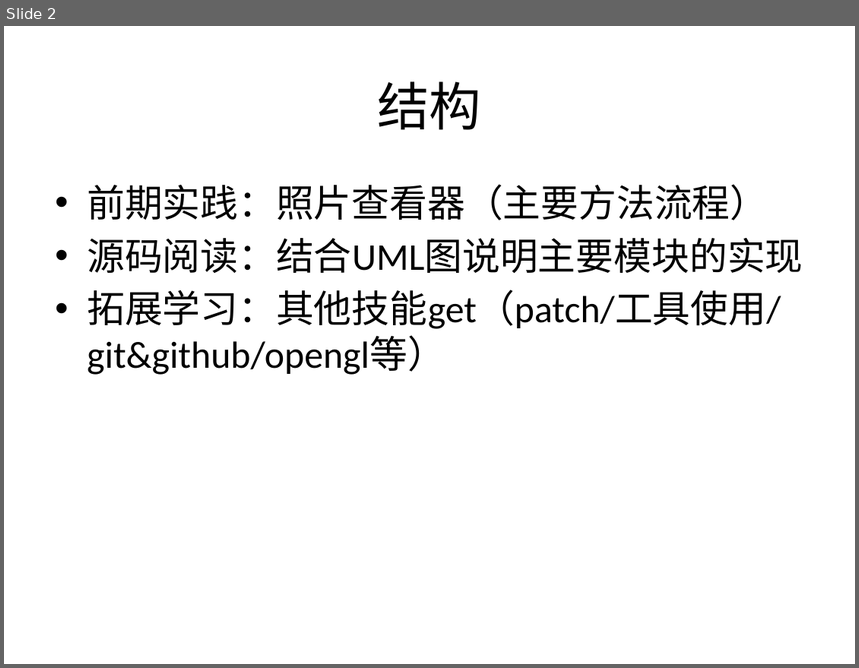
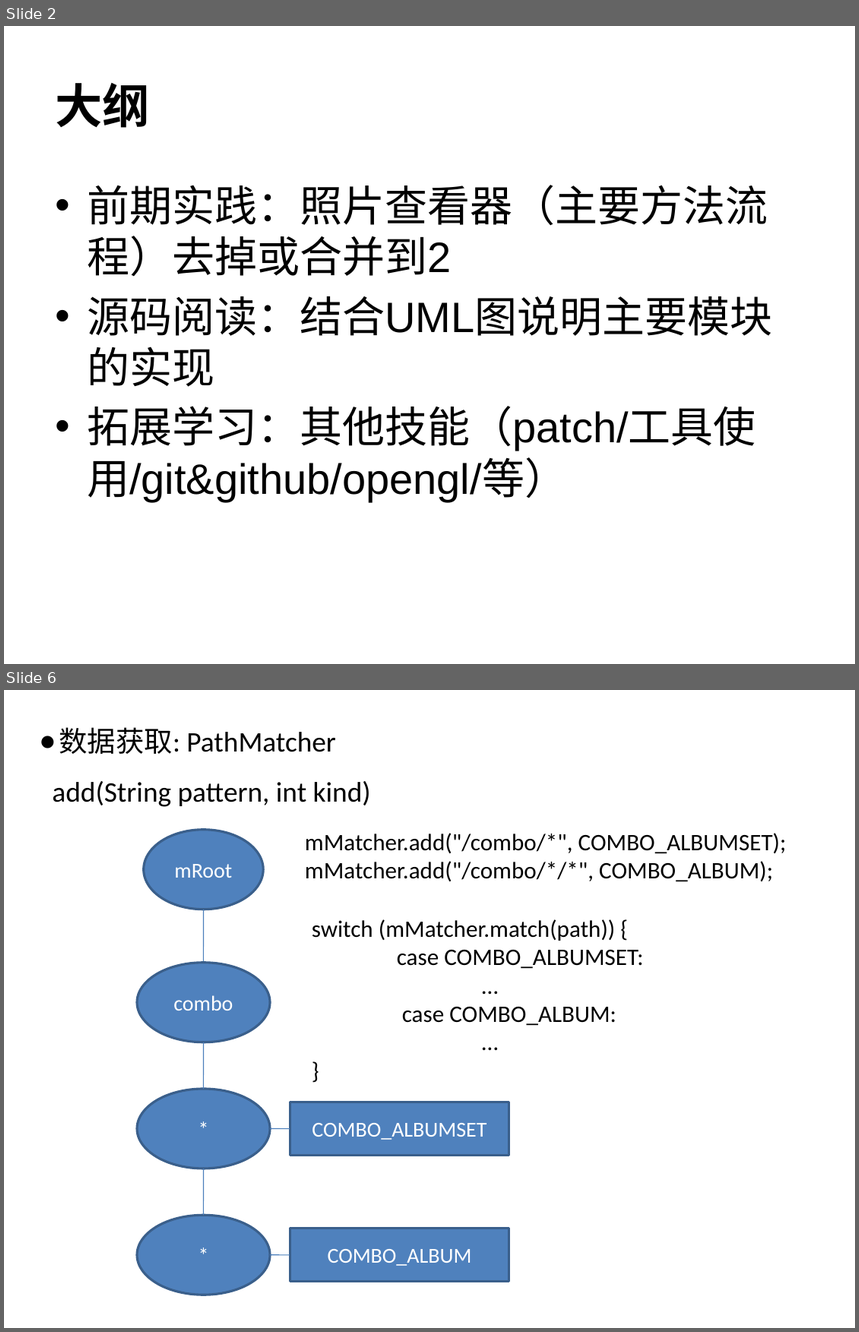
Before and after one commit to littlePunk/-, a slide deck: 11月25号答辩准备.pptx. Shown one above the other, each under a label of ours: slide 2 before the commit, slides 2 and 6 after it; the slides between them are not shown. The pictures are 859x668 and 859x1332 pixels, drawn with LibreOffice and Linux fonts; fonts in the diff are those of the drawing. Boxes give left, top, right and bottom in pixels: in the first picture for what was removed or moved away, otherwise in the second. Text is boxed around its words. In the diff, an @@ line names an element or a change of style, - is before the commit and + after.

```diff
--- a/11月25号答辩准备.pptx
+++ b/11月25号答辩准备.pptx
@@ slide 6 added at (4,690,855,1328), background #FFFFFF @@
@@ title added at (59,727,336,754), 24 pt, text #000000 @@
+● 数据获取: PathMatcher
@@ text added at (52,781,371,807), 24 pt, text #000000 @@
+add(String pattern, int kind)
@@ ellipse added at (144,830,264,910), fill #4F81BD, outline #3A5F8C 2 pt, 18 pt, text #FFFFFF @@
+mRoot
@@ text added at (305,833,787,882), 20 pt, text #000000 @@
+mMatcher.add("/combo/*", COMBO_ALBUMSET);
+mMatcher.add("/combo/*/*", COMBO_ALBUM);
@@ line added from (203, 910) to (203, 962), #4B7EBC 0.75 pt @@
@@ text added at (312,920,643,1026), 20 pt, text #000000 @@
+switch (mMatcher.match(path)) {
+case COMBO_ALBUMSET:
+…
+case COMBO_ALBUM:
+…
+}
@@ ellipse added at (137,962,269,1043), fill #4F81BD, outline #3A5F8C 2 pt, 18 pt, text #FFFFFF @@
+combo
@@ line added from (203, 1043) to (203, 1089), #4B7EBC 0.75 pt @@
@@ ellipse added at (137,1089,269,1170), fill #4F81BD, outline #3A5F8C 2 pt, 18 pt, text #FFFFFF @@
+*
@@ rectangle added at (290,1102,509,1156), fill #4F81BD, outline #3A5F8C 2 pt, 18 pt, text #FFFFFF @@
+COMBO_ALBUMSET
@@ line added from (269, 1129) to (290, 1129), #4B7EBC 0.75 pt @@
@@ line added from (203, 1170) to (203, 1215), #4B7EBC 0.75 pt @@
@@ ellipse added at (137,1215,269,1295), fill #4F81BD, outline #3A5F8C 2 pt, 18 pt, text #FFFFFF @@
+*
@@ rectangle added at (290,1229,509,1283), fill #4F81BD, outline #3A5F8C 2 pt, 18 pt, text #FFFFFF @@
+COMBO_ALBUM
@@ line added from (269, 1255) to (290, 1255), #4B7EBC 0.75 pt @@
@@ slide 2 changed as well @@
@@ title at (55,83,149,128): text changed; size 44 to 40 pt; font Calibri to Noto Sans CJK SC; bold on @@
-结构
+大纲
@@ text at (87,185,768,276): text changed; size 32 to 36 pt; font Calibri to Arial @@
-• 前期实践：照片查看器（主要方法流程）
+• 前期实践：照片查看器（主要方法流程）去掉或合并到2
@@ text at (87,297,772,336): size 32 to 36 pt, font Calibri to Arial in "源码阅读：结合UML图说明主要模块的实现" @@
@@ text at (87,406,756,503): text changed; size 32 to 36 pt; font Calibri to Arial @@
-• 拓展学习：其他技能get（patch/工具使用/git&github/opengl等）
+• 拓展学习：其他技能（patch/工具使用/git&github/opengl/等）
```
Also in this commit, not shown: 1 other slide changed, 8 other slides added, 17 other files.
